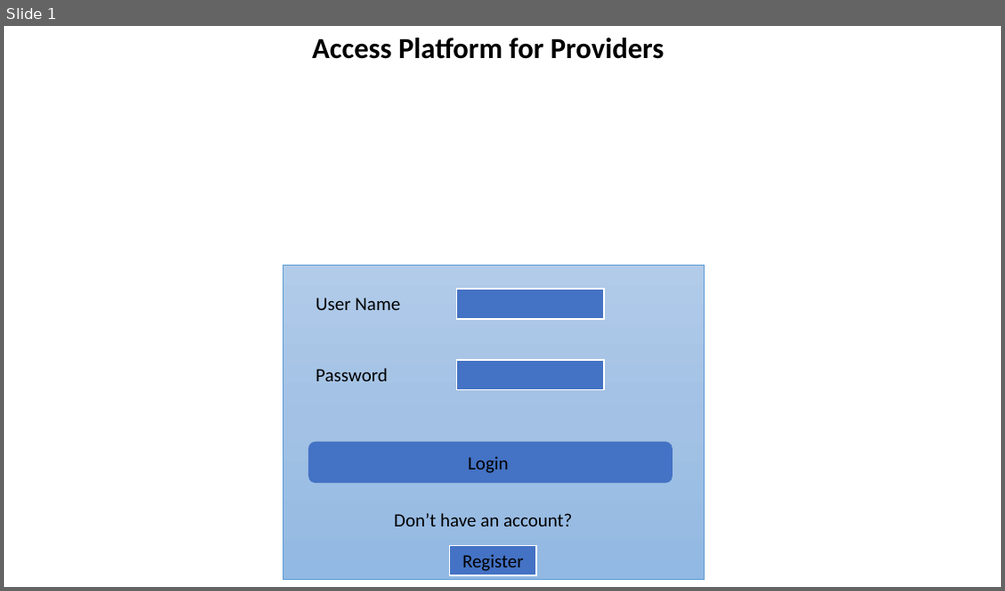
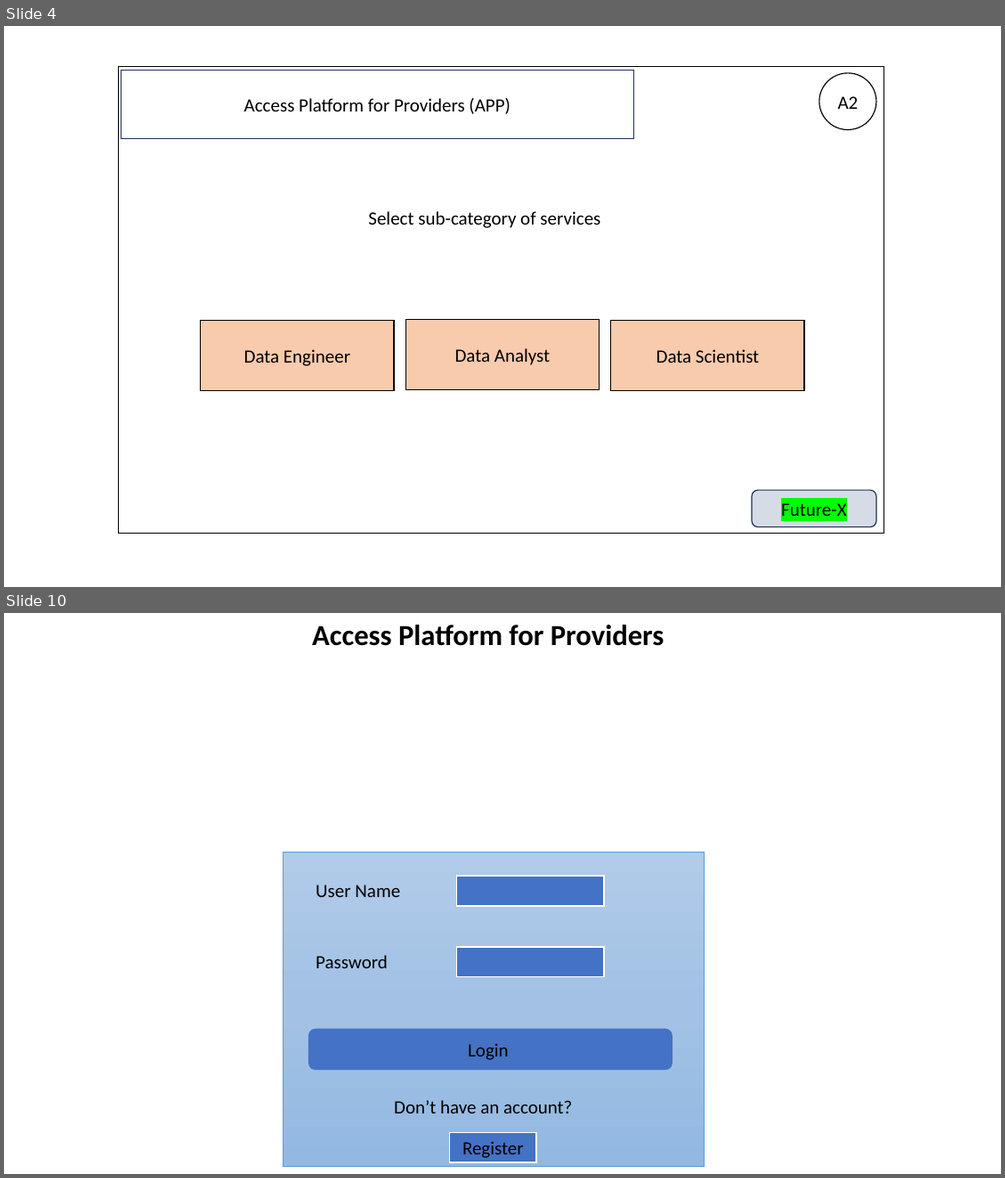
Before and after one commit to IndranilSaha09/ADCCE, a slide deck: Sprint 2/Front end design.pptx. Shown one above the other, each under a label of ours: slide 1 before the commit, slides 4 and 10 after it; the slides between them are not shown. The pictures are 1005x591 and 1005x1178 pixels, drawn with LibreOffice and Linux fonts; fonts in the diff are those of the drawing; background and template pictures are left out. Boxes give left, top, right and bottom in pixels: in the first picture for what was removed or moved away, otherwise in the second. Text is boxed around its words. In the diff, an @@ line names an element or a change of style, - is before the commit and + after.

```diff
--- a/Sprint 2/Front end design.pptx
+++ b/Sprint 2/Front end design.pptx
@@ slide 4 added at (4,26,1001,587), background #FFFFFF @@
@@ rectangle added at (119,66,884,534), outline #000000 1 pt @@
@@ rectangle added at (121,70,633,139), outline #1E3256 1 pt, 18 pt, text #000000 @@
+Access Platform for Providers (APP)
@@ ellipse added at (819,73,876,130), outline #000000 1 pt, 18 pt, text #000000 @@
+A2
@@ text added at (368,211,600,228), 18 pt, text #000000 @@
+Select sub-category of services
@@ rectangle added at (405,319,599,389), fill #F8CBAD, outline #000000 1 pt, 18 pt, text #000000 @@
+Data Analyst
@@ rectangle added at (201,320,395,390), fill #F8CBAD, outline #000000 1 pt, 18 pt, text #000000 @@
+Data Engineer
@@ rectangle added at (611,320,805,390), fill #F8CBAD, outline #000000 1 pt, 18 pt, text #000000 @@
+Data Scientist
@@ rounded rectangle added at (752,490,877,526), fill #D6DCE5, outline #1E3256 1 pt, 18 pt, text #000000 @@
+Future-X
@@ what was slide 1 is now slide 10 @@
```
Also in this commit, not shown: 8 other slides added, 1 other file.
